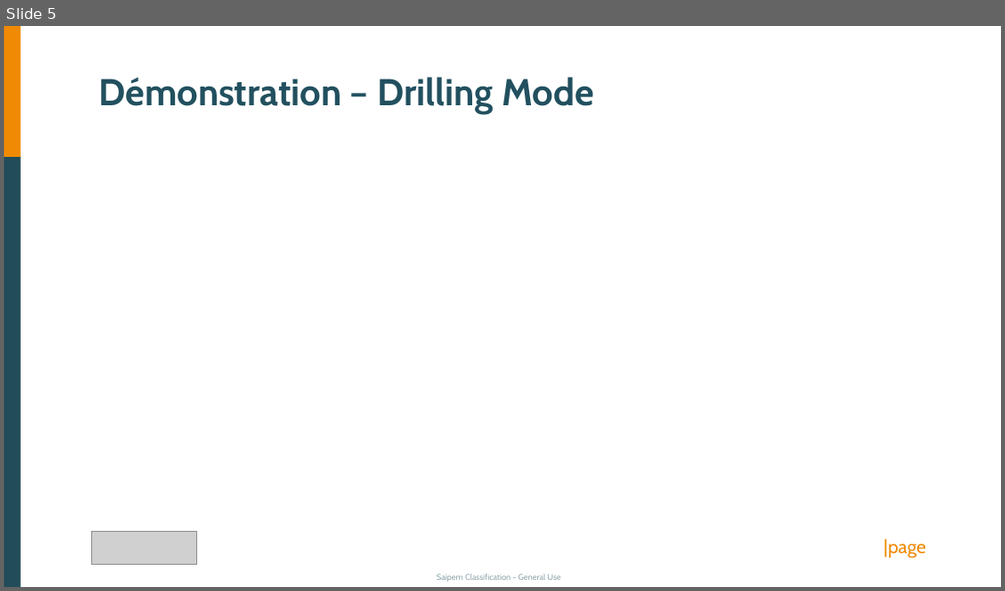
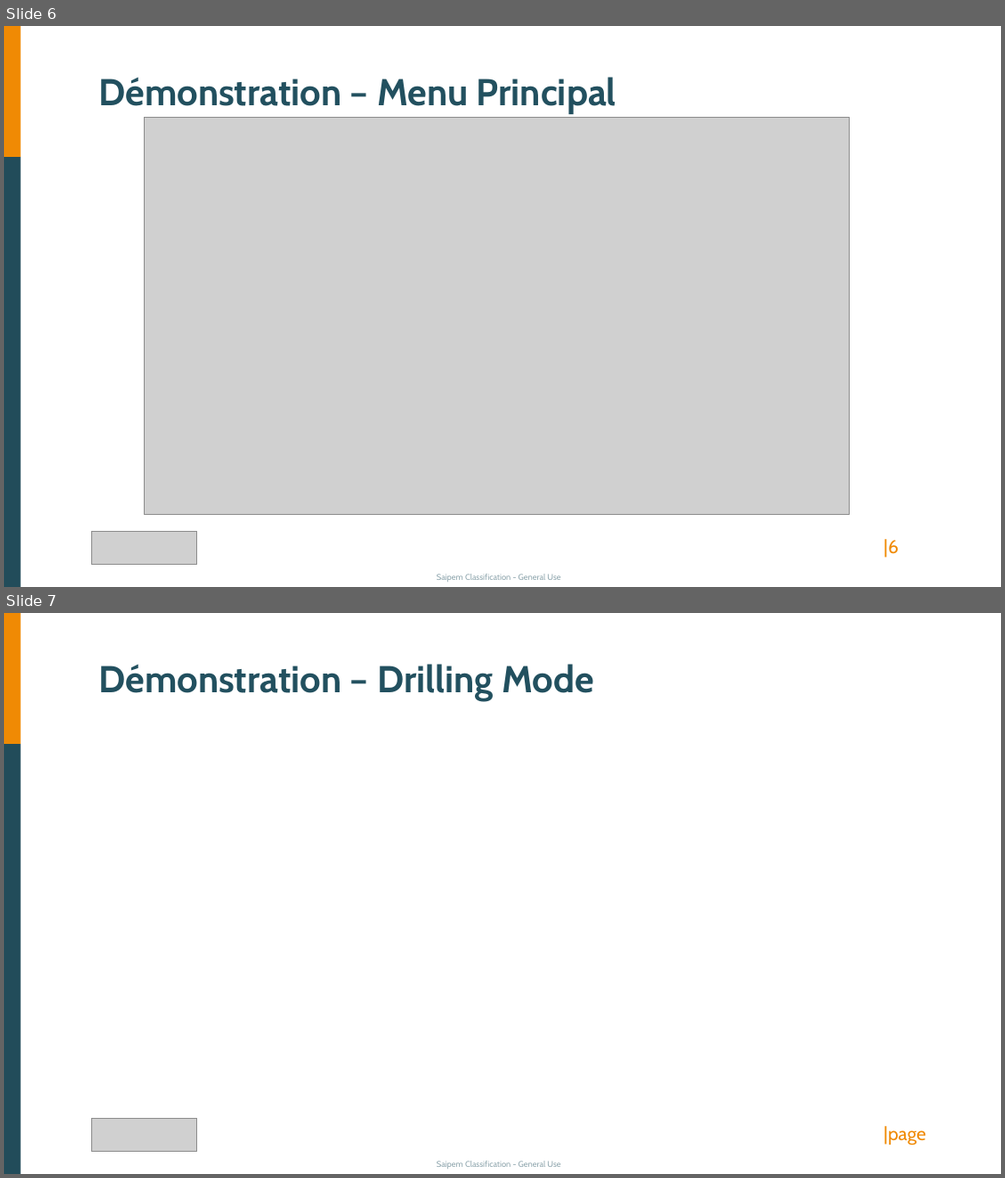
Before and after one commit to Starlight-25/DrillingMachine-DigitalTwin, a slide deck: ProjectInfo/Presentation.pptx. Shown one above the other, each under a label of ours: slide 5 before the commit, slides 6 and 7 after it. The pictures are 1005x591 and 1005x1178 pixels, drawn with LibreOffice and Linux fonts; fonts in the diff are those of the drawing; grey boxes stand for pictures. Boxes give left, top, right and bottom in pixels: in the first picture for what was removed or moved away, otherwise in the second. Text is boxed around its words. In the diff, an @@ line names an element or a change of style, - is before the commit and + after.

```diff
--- a/ProjectInfo/Presentation.pptx
+++ b/ProjectInfo/Presentation.pptx
@@ slide 6 added at <box>4,26,1001,587</box>, background #FFFFFF; not listed: 1 template element that a slide beside it also shows @@
@@ picture added at <box>145,118,850,514</box> @@
@@ group added at <box>4,26,898,587</box>: 2 texts, 2 rectangles, 1 picture @@
+Démonstration – Menu Principal
+|6
@@ what was slide 5 is now slide 7 @@
```
Also in this commit, not shown: 4 slides changed, 1 other slide added, 1 other file.
